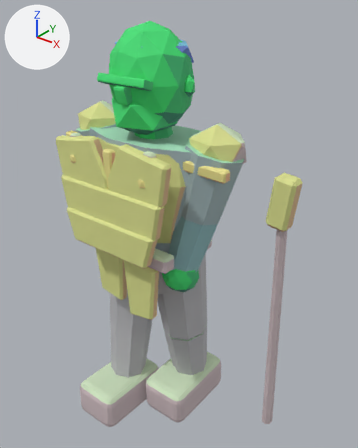
Two versions of the glTF model assets/exports/npc/npc_guard_down_l_v01.glb, one commit apart.
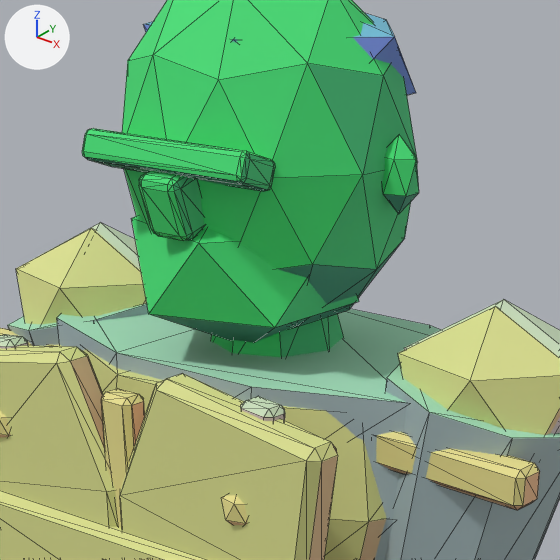
Each version appears first whole from a 50 mm camera at (1.48, -1.666, 2.2) aimed at (0.133, 0.018, 1.156), and next in a close-up on the part from 20% to 66% of the width and 8% to 44% of the height. The axes (+X, +Y, +Z) are drawn at upper left. The lights are the same throughout. The older version's two pictures come first. The close-ups show mesh edges as thin lines. Vertices at exactly the same position are counted once.

The first close-up shows 'GEO_npc_guard_down_l_v01'.
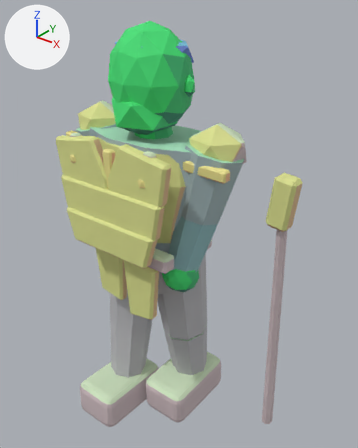
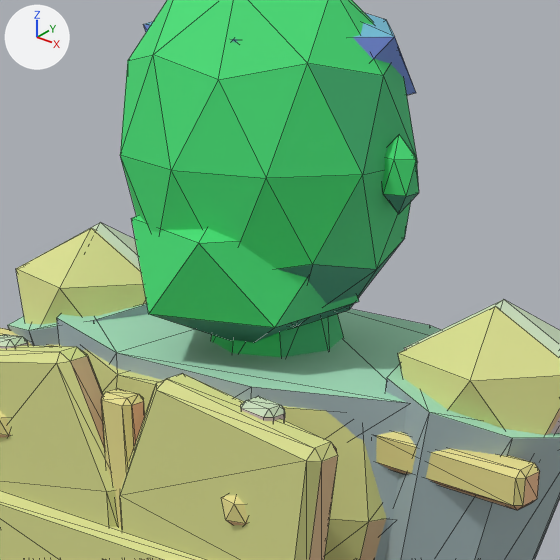
Boxes [x1, y1, x2, y2] around the edits, measured in the close-ups (560 x 560 px):
part 1 of me_geo_npc_guard_down_l_v01, deleted (green): before [82, 128, 275, 191]
part 2 of me_geo_npc_guard_down_l_v01, deleted (green): before [139, 170, 204, 241]

The change in detail:
me_geo_npc_guard_down_l_v01 is used by ob_geo_npc_guard_down_l_v01; location (0.0, 0.0, 0.0).
me_geo_npc_guard_down_l_v01 had 1232 vertices, 2276 faces and spanned x -0.48..0.74, y -0.4..0.28, z 0.0..2.06.
me_geo_npc_guard_down_l_v01 now has 1120 vertices, 2060 faces and spans x -0.48..0.74, y -0.4..0.28, z 0.0..2.06.
me_geo_npc_guard_down_l_v01 part 1: the loose piece of 56 vertices spanning x -0.13..0.13, y -0.21..-0.14, z 1.81..1.86 is deleted.
me_geo_npc_guard_down_l_v01 part 2: the loose piece of 56 vertices spanning x -0.03..0.03, y -0.21..-0.15, z 1.74..1.83 is deleted.
